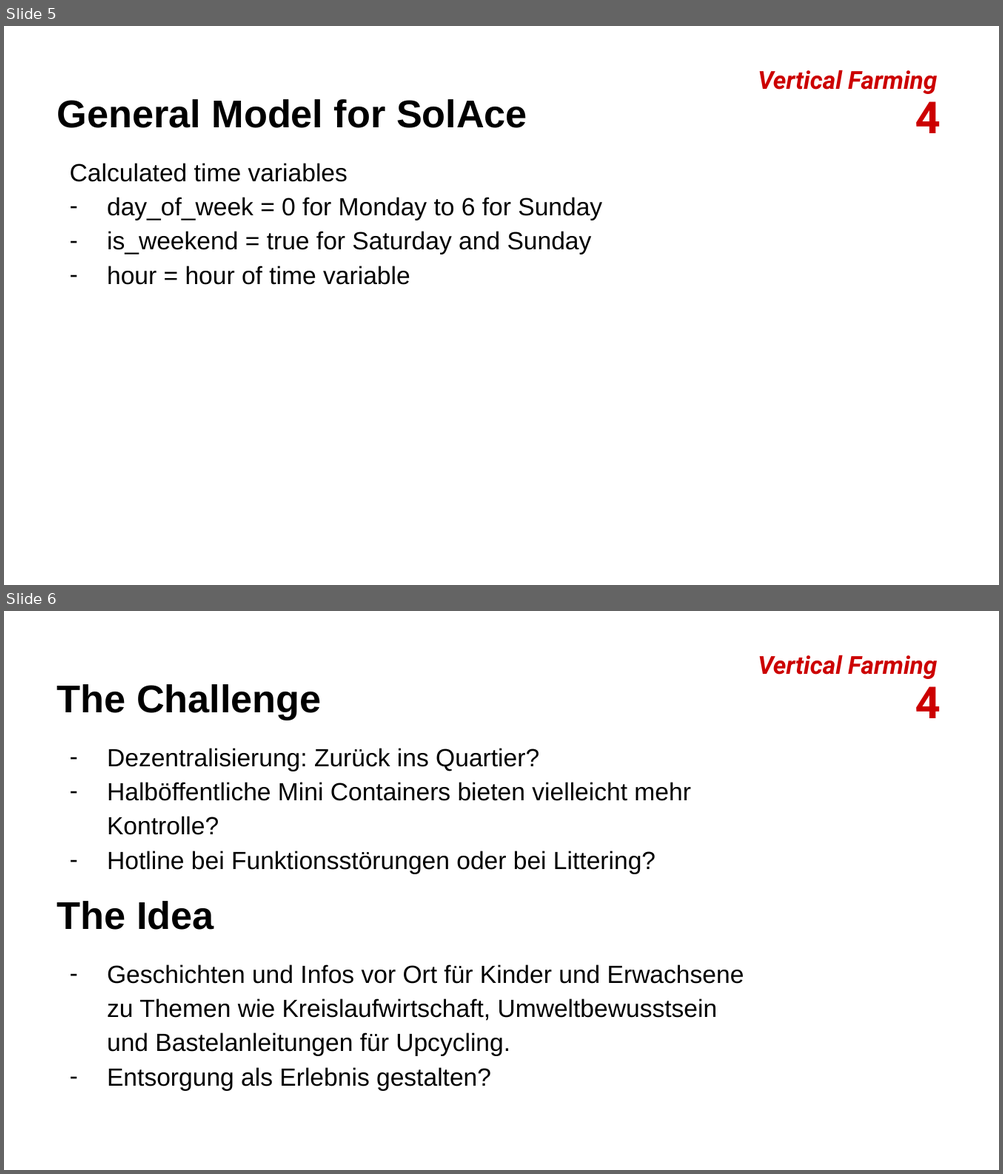
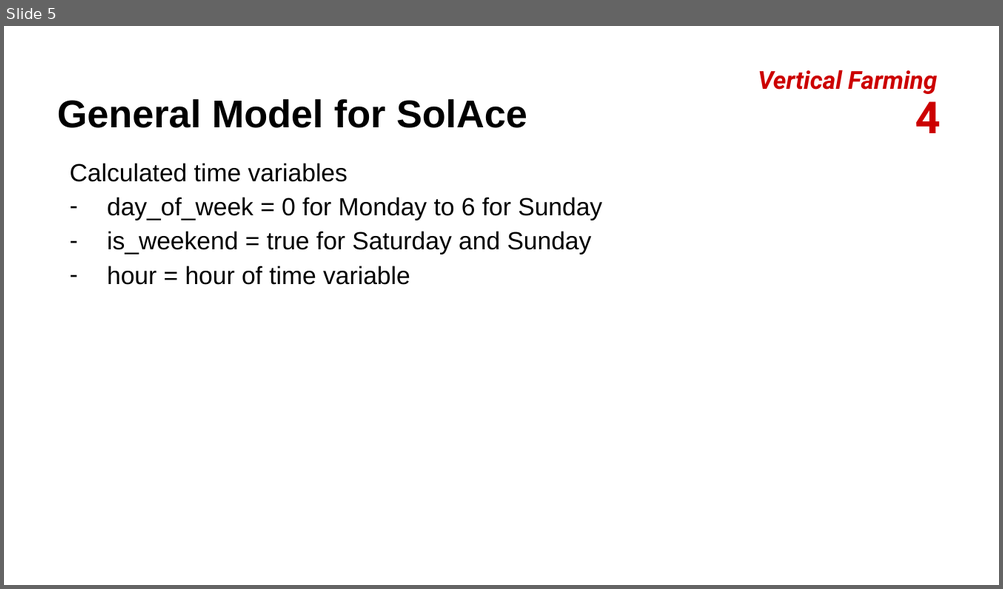
Before and after one commit to WolframWilluhn/ENRGCLIM21_04_NEST, a slide deck: Documentation/Project pitches_04_ENRGCLIM21_NEST data-driven building model.pptx. Shown one above the other, each under a label of ours: slides 5 and 6 before the commit, slide 5 after it. The pictures are 1003x1174 and 1003x589 pixels, drawn with LibreOffice and Linux fonts; fonts in the diff are those of the drawing; background and template pictures are left out. Boxes give left, top, right and bottom in pixels: in the first picture for what was removed or moved away, otherwise in the second. Text is boxed around its words. In the diff, an @@ line names an element or a change of style, - is before the commit and + after.

```diff
--- a/Documentation/Project pitches_04_ENRGCLIM21_NEST data-driven building model.pptx
+++ b/Documentation/Project pitches_04_ENRGCLIM21_NEST data-driven building model.pptx
@@ slide 6 removed at (x1=4, y1=611, x2=999, y2=1170), background picture (left out) @@
@@ text removed at (x1=757, y1=655, x2=936, y2=679) @@
-Vertical Farming
@@ text removed at (x1=57, y1=684, x2=744, y2=1091) @@
-The Challenge
-– Dezentralisierung: Zurück ins Quartier?
-– Halböffentliche Mini Containers bieten vielleicht mehr Kontrolle?
-– Hotline bei Funktionsstörungen oder bei Littering?
-The Idea
-– Geschichten und Infos vor Ort für Kinder und Erwachsene zu Themen wie Kreislaufwirtschaft, Umweltbewusstsein und Bastelanleitungen für Upcycling.
-– Entsorgung als Erlebnis gestalten?
@@ text removed at (x1=915, y1=678, x2=940, y2=718) @@
-4
```
Also in this commit, not shown: 2 other slides removed, 7 other files.
